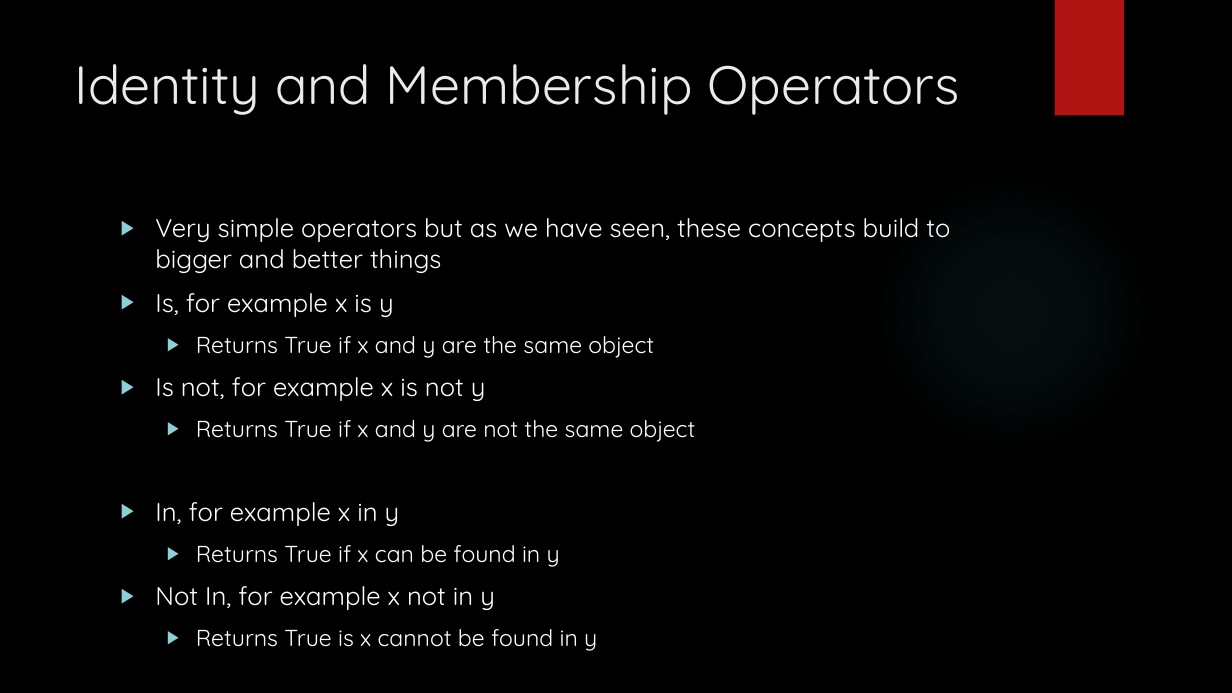
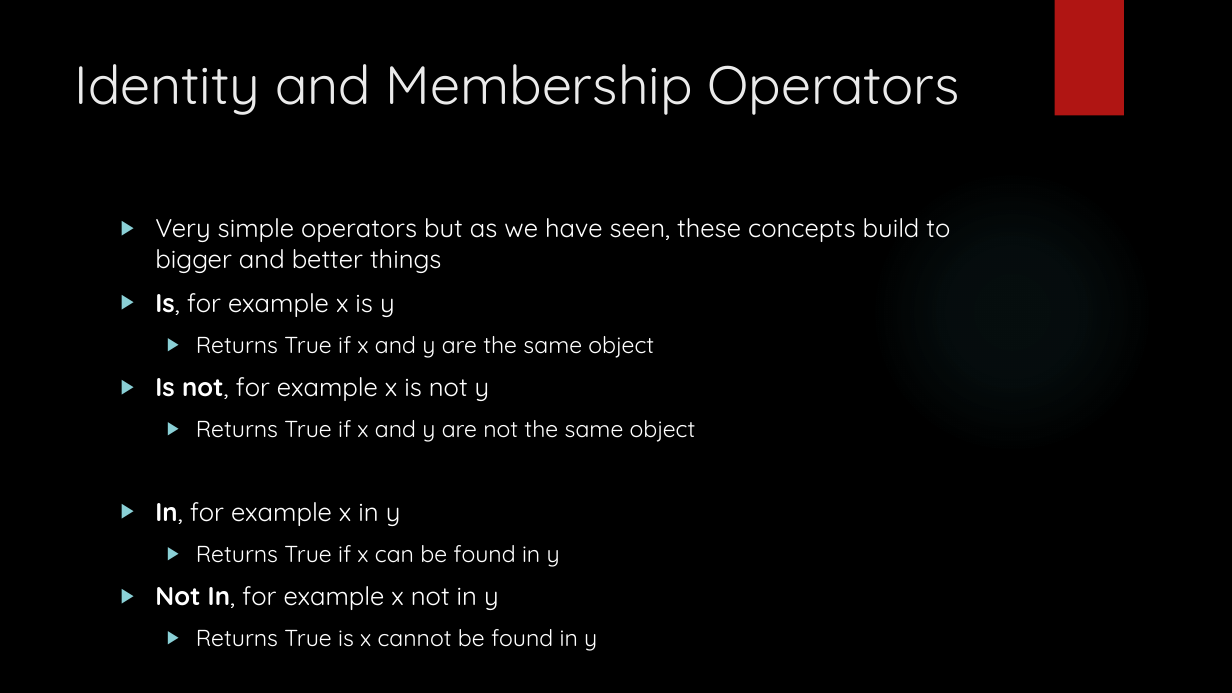
Before and after one commit to siddbose97/pythonWorkshop, a slide deck: slide 29 of pythonpresentation.pptx. Drawn at 1232x693 pixels with LibreOffice and Linux fonts; fonts in the diff are those of the drawing; background and template pictures are left out. Boxes give left, top, right and bottom in pixels: in the first picture for what was removed or moved away, otherwise in the second. Text is boxed around its words. In the diff, an @@ line names an element or a change of style, - is before the commit and + after.

```diff
--- a/pythonpresentation.pptx
+++ b/pythonpresentation.pptx
@@ text at [155, 293, 499, 610]: bold on in "Is,", "Is not,", "In,", "Not In," @@
```
Also in this commit, not shown: 14 other slides changed, 4 other files.
